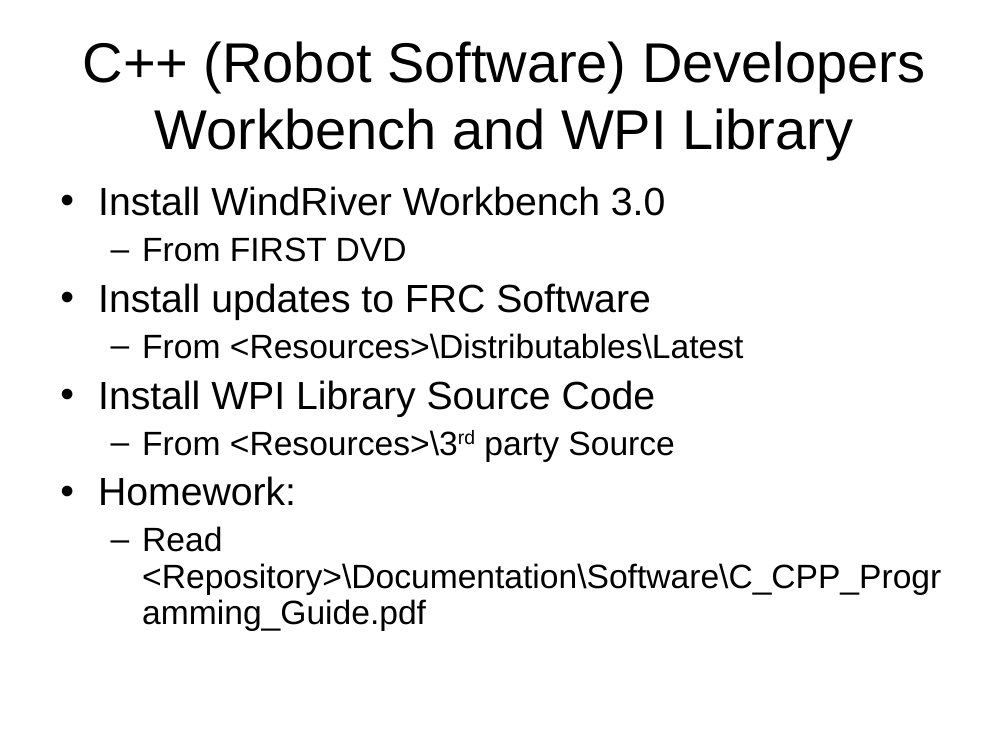
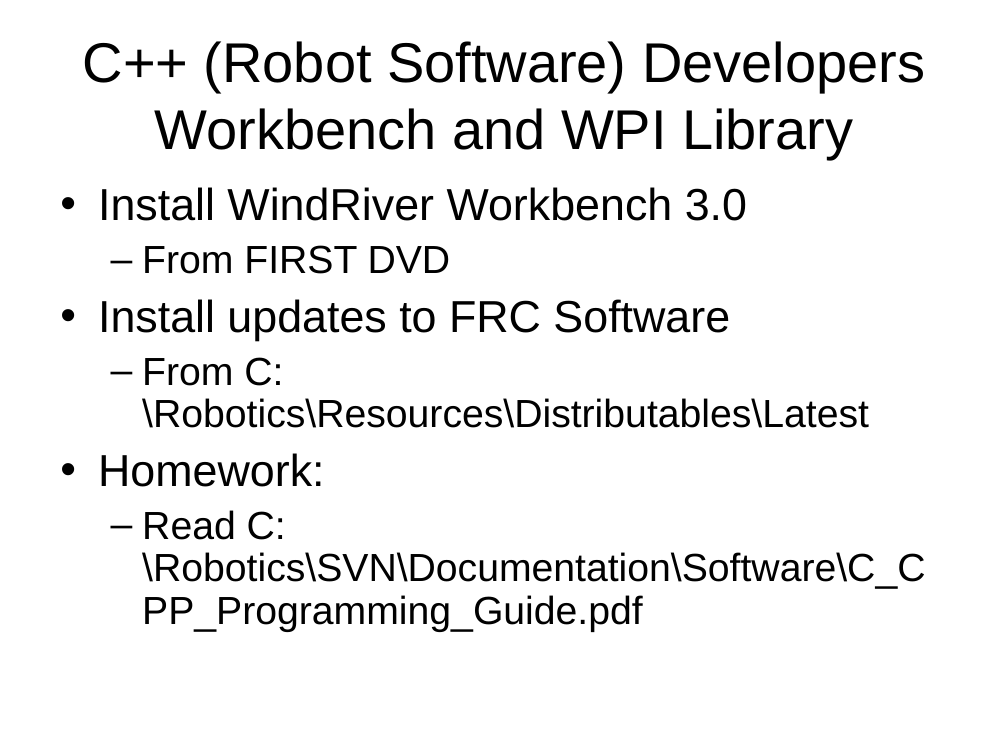
Before and after one commit to kauailabs/kauaibotsfirst2010, a slide deck: slide 3 of Documentation/Organization/DevSystemSetup.ppt. Drawn at 1008x756 pixels with LibreOffice and Linux fonts; fonts in the diff are those of the drawing. Boxes give left, top, right and bottom in pixels: in the first picture for what was removed or moved away, otherwise in the second. Text is boxed around its words. In the diff, an @@ line names an element or a change of style, - is before the commit and + after.

```diff
--- a/Documentation/Organization/DevSystemSetup.ppt
+++ b/Documentation/Organization/DevSystemSetup.ppt
@@ text at [98, 187, 747, 487]: size 28 to 32 pt in "Install WindRiver Workbench 3.0", "Install updates to FRC Software", "Homework:"; size 24 to 28 pt in "From FIRST DVD"; more space between paragraphs @@
@@ text at [142, 357, 869, 428]: text changed; size 24 to 28 pt @@
-  – From <Resources>\Distributables\Latest
-• Install WPI Library Source Code
-  – From <Resources>\3rd party Source
+  – From C:\Robotics\Resources\Distributables\Latest
@@ text at [142, 510, 925, 632]: text changed; size 24 to 28 pt @@
-  – Read <Repository>\Documentation\Software\C_CPP_Programming_Guide.pdf
+  – Read C:\Robotics\SVN\Documentation\Software\C_CPP_Programming_Guide.pdf
```
Also in this commit, not shown: 5 other slides changed.
